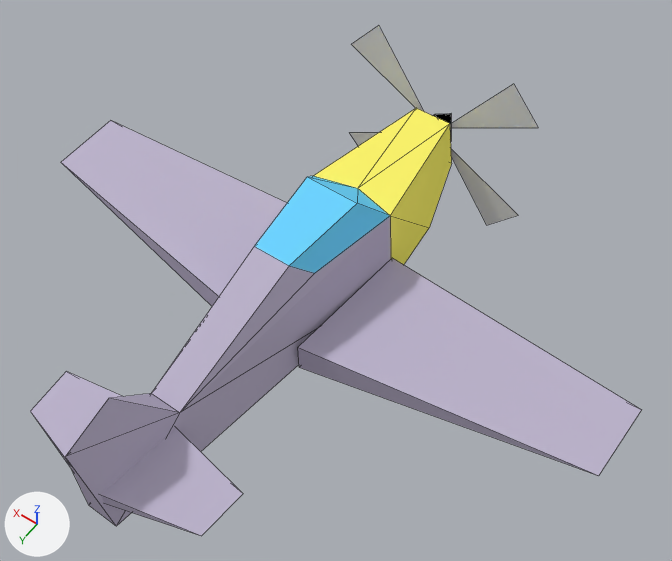
What one commit did to the Blender file models/bf109.blend.
Before and after are seen from a 50 mm lens placed at (-5.73, 7.43, 11.88), pointed at (-0.51, 0.13, 0.41). The axes (+X, +Y, +Z) are drawn at lower left. The lights are the same throughout. Mesh edges are drawn as thin lines.
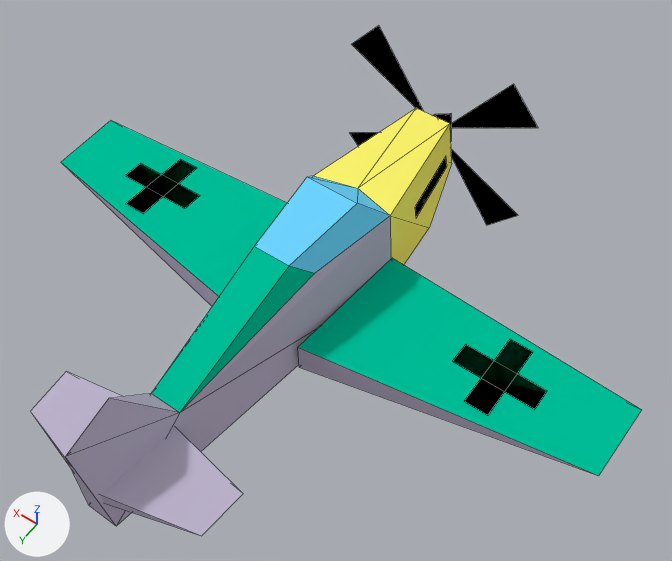
Commit message: added support for markings

What differs and where, as boxes (x1, y1, x2, y2) in the pictures (672 x 561 px):
'plane', recoloured, reshaped (grey to cyan): (30, 26, 641, 536) in both
part 1 of me_cube, added (black): after (125, 159, 200, 213)
part 2 of me_cube, added (black): after (453, 339, 547, 415)
part 3 of me_cube, added: after (415, 156, 446, 217)
part 4 of me_cube, recoloured (grey to cyan): (61, 120, 641, 476) in both

Edits to the bpy script that builds the scene:
```text
Change mat_propeller:
    mat_propeller.base_color: (0.761, 0.765, 0.78) -> (0.0, 0.0, 0.0)  # white #e2e3e5 -> black #000000
Add mat_body_top:
    mat_body_top = diffuse_material('body_top')
    mat_body_top.base_color = (0.0, 0.529, 0.318)  # cyan #00c099
Add mat_markings:
    mat_markings = diffuse_material('markings')
    mat_markings.base_color = (0.0, 0.0, 0.0)  # black #000000
Change me_cube:
    used by ob_plane; location = (0.0, 0.0, 0.0)
    verts and faces of me_cube; kept vertices keep their numbers, new ones are numbered from 62
    remove me_cube.from_pydata(...)  # 62 vertices, 54 faces; spans x -5.34..5.34, y -4.17..5.04, z -1.25..2.13
    add me_cube.from_pydata(...)  # 86 vertices, 60 faces; spans x -5.34..5.34, y -4.17..5.04, z -1.25..2.13
    me_cube part 1
    add verts[62] = (2.67, -0.27, 0.02)  # pixel (200, 195)
    add verts[63] = (4.07, -0.27, 0.0)  # pixel (140, 163)
    add verts[64] = (2.67, 0.13, 0.04)  # pixel (184, 208)
    add verts[65] = (4.07, 0.13, 0.01)  # pixel (125, 175)
    add verts[66] = (3.17, 0.63, 0.05)  # pixel (143, 213)
    add verts[67] = (3.17, -0.77, -0.01)  # pixel (197, 167)
    add verts[68] = (3.57, 0.63, 0.04)  # pixel (125, 203)
    add verts[69] = (3.57, -0.77, -0.01)  # pixel (180, 159)
    add faces += [(62, 63, 65, 64), (66, 67, 69, 68)]  # mat_markings (black #000000)
    me_cube part 2
    add verts[70] = (-2.67, -0.27, 0.02)  # pixel (465, 344)
    add verts[71] = (-4.07, -0.27, 0.0)  # pixel (547, 390)
    add verts[72] = (-2.67, 0.13, 0.04)  # pixel (452, 361)
    add verts[73] = (-4.07, 0.13, 0.01)  # pixel (534, 409)
    add verts[74] = (-3.17, 0.63, 0.05)  # pixel (464, 401)
    add verts[75] = (-3.17, -0.77, -0.01)  # pixel (510, 338)
    add verts[76] = (-3.57, 0.63, 0.04)  # pixel (487, 415)
    add verts[77] = (-3.57, -0.77, -0.01)  # pixel (533, 351)
    add faces += [(70, 72, 73, 71), (74, 76, 77, 75)]  # mat_markings (black #000000)
    me_cube part 3
    add verts[78] = (0.48, -3.21, 0.43)
    add verts[79] = (0.52, -3.21, 0.18)
    add verts[80] = (0.7, -1.84, 0.46)
    add verts[81] = (0.75, -1.84, 0.22)
    add verts[82] = (-0.48, -3.21, 0.43)  # pixel (445, 155)
    add verts[83] = (-0.52, -3.21, 0.18)  # pixel (446, 166)
    add verts[84] = (-0.7, -1.84, 0.46)  # pixel (414, 207)
    add verts[85] = (-0.75, -1.84, 0.22)  # pixel (415, 218)
    add faces += [(78, 79, 81, 80), (82, 84, 85, 83)]  # mat_markings (black #000000)
    me_cube part 4: 5 faces spanning x -5.34..5.34, y -1.04..3.44, z -0.04..1.51 switch from mat_body (light grey #beb5cd) to mat_body_top (cyan #00c099)
    add me_cube.materials.append(mat_markings)  # black #000000
```
